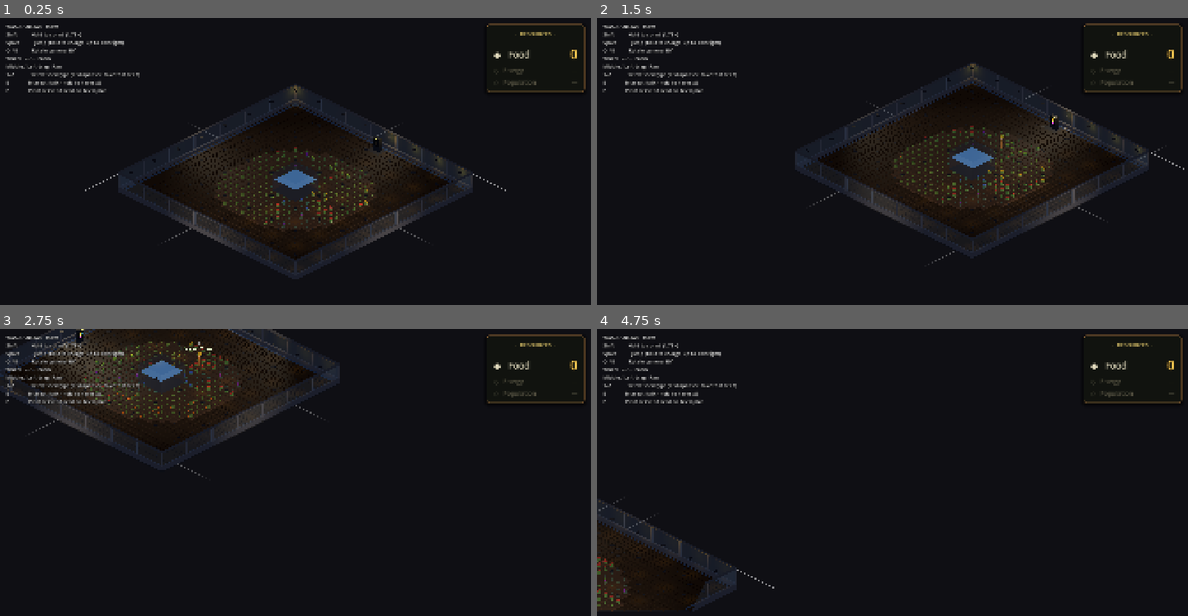
Above: before the commit, frames 1-4 (two rows, left to right).
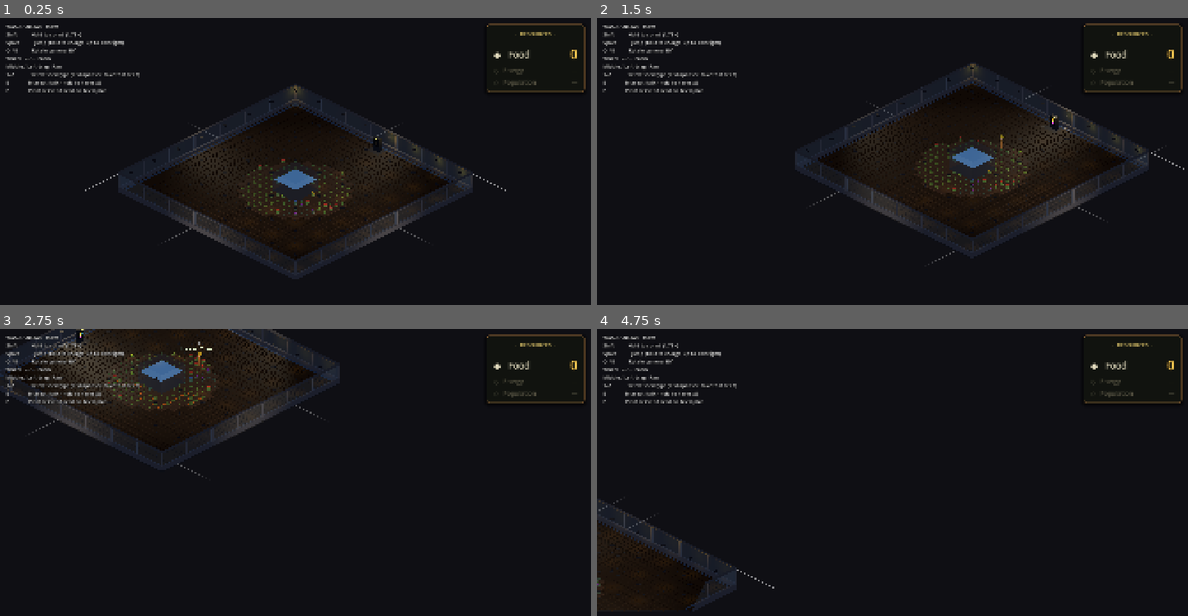
Above: after the commit, the same moments.

Repository: jaredclarkgay/space-tower-iso
Game: Godot game, scene res://scenes/iso_prototype/iso_prototype.tscn
The game is run twice, just before and just after one commit, with the same random seed, the same clock (stepped at 60 frames per second) and the same inputs.
Inputs (mouse positions are in pixels of both pictures, inside the frame that each line leads up to):
- Up to frame 1 (0.25 s): no input
- Up to frame 2 (1.5 s): tap Enter at 0.5 s; move the mouse to (1022, 167) at 0.52 s; hold D (move_right) 0.53-1.25 s; tap P (plant) at 0.6 s; click (1022, 167) at 0.67 s; tap Space (jump) at 0.77, 1.25 s; drag from (774, 201) to (862, 250) at 1.27 s
- Up to frame 3 (2.75 s): tap Enter at 2 s; move the mouse to (354, 420) at 2.02 s; hold D (move_right) from 2.03 s (still down); hold Q (camera_rotate_left) from 2.03 s (still down); tap P (plant) at 2.3 s
- Up to frame 4 (4.75 s): release D (move_right) at 2.75 s; release Q (camera_rotate_left) at 2.75 s; drag from (862, 561) to (715, 443) at 2.77 s; tap Space (jump) at 3.5, 3.77 s; move the mouse to (1069, 544) at 3.52 s; hold A (move_left) 3.53-4.25 s; hold Mouse wheel up (camera_zoom_in) 3.53-4.25 s; tap P (plant) at 3.8 s; tap Enter at 4.25 s; drag from (715, 443) to (803, 412) at 4.27 s

The runs differ from the first frame. In frame 1, 0.7% of the frame differs, in the area x 36-64%, y 44-74%; in frame 2, 0.7%; in frame 3, 0.8%, in the area x 14-41%, y 4-32%; in frame 4, 0.2%.

Commit message:
fix(iso): halve starter garden, restore seed stocks
Previous commit halved the wrong thing — operator wanted the
already-planted starter ring trimmed, not the dispenser supply.

- Restored SEED_MAX_STOCK to v1 values (tomato 40, eggplant 5, etc.).
- STARTER_GARDEN_RADIUS 9.5 → 6.7 (area scales with R², so this
  halves the planted ring from ~265 cells to ~125). More empty
  land around the elevator for the player to expand into.

Co-Authored-By: Claude Opus 4.7 (1M context) <noreply@anthropic.com>

Diff:
--- a/autoloads/constants.gd
+++ b/autoloads/constants.gd
@@ -188,13 +188,13 @@
 # empty plots the player plants into using seeds dispensed by the perimeter
 # dispenser. Total density is conserved relative to the old auto-fill so the
 # floor doesn't read sparse on first arrival.
-# Starter garden is now a contiguous circular region around the elevator —
-# every cell within STARTER_GARDEN_RADIUS (in grid units) is planted, every
-# cell outside is left empty for the player to plant into. Voronoi cluster
-# assignment still applies inside the ring for natural patch shapes. Radius
-# is tuned so the ring's area minus the elevator footprint ≈ 30% of the
-# floor (matches the original auto-fill density).
-const STARTER_GARDEN_RADIUS := 9.5
+# Starter garden is a contiguous circular region around the elevator — every
+# cell within STARTER_GARDEN_RADIUS (in grid units) is planted, every cell
+# outside is left empty for the player to plant into. Voronoi cluster
+# assignment still applies inside the ring for natural patch shapes. Halved
+# from the v1 radius (was 9.5 → ~265 cells planted) so the player has more
+# empty land to expand into; area scales with R², so √(9.5² / 2) ≈ 6.72.
+const STARTER_GARDEN_RADIUS := 6.7
 const STARTER_STAGE_MIN := 2               # mature mix so the floor reads alive
 const STARTER_STAGE_MAX := 5
 
@@ -214,16 +214,14 @@
 
 # Per-type dispenser stocking. Common types refill fast and stock high so the
 # player essentially always has them; rare types (eggplant) refill slowly and
-# stock low, making them feel earned. Halved from the v1 values — the original
-# numbers read as a wall of seeds at game start; this trims the initial supply
-# while keeping the relative scarcity gradient intact.
+# stock low, making them feel earned.
 const SEED_MAX_STOCK := {
-	"tomato": 20,
-	"pumpkin": 15,
-	"pepper": 12,
-	"cucumber": 10,
-	"blueberries": 8,
-	"eggplant": 3,
+	"tomato": 40,
+	"pumpkin": 30,
+	"pepper": 25,
+	"cucumber": 20,
+	"blueberries": 15,
+	"eggplant": 5,
 }
 
 const SEED_REFILL_SECONDS := {
